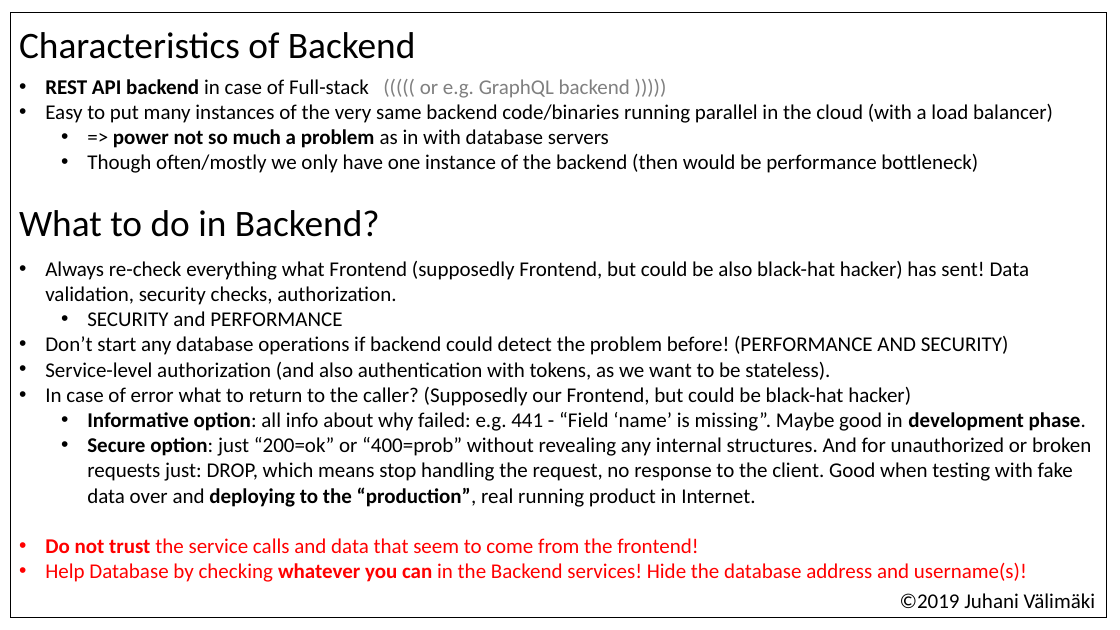
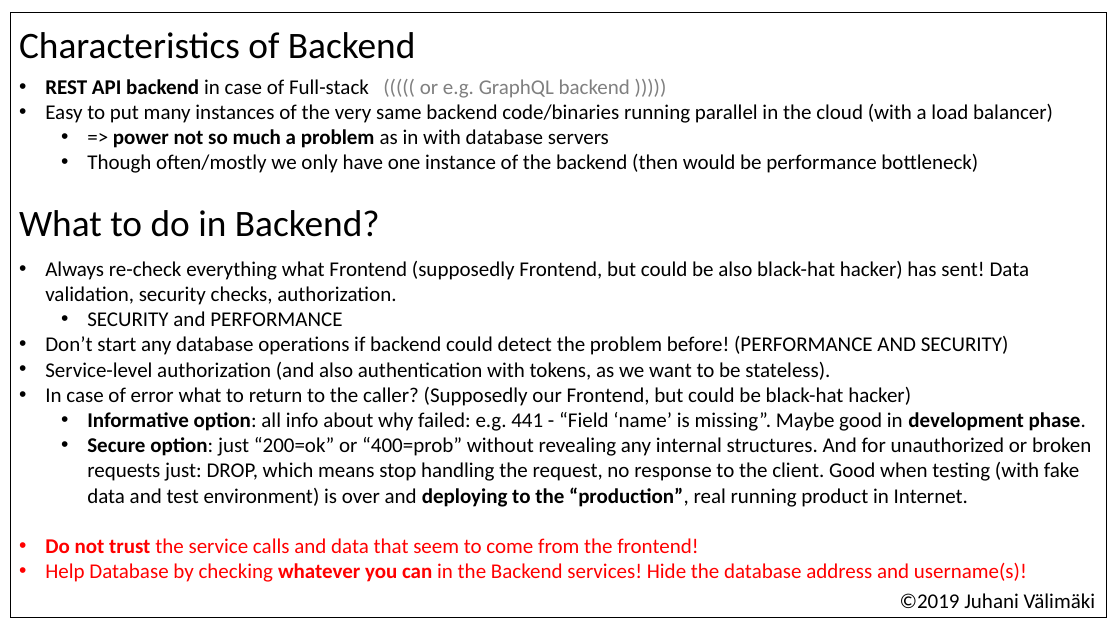
Before and after one commit to valju/docs_backend_design, a slide deck: slide 4 of WhatToDoInFrontBackAndDB_usability_performance_security/What to check where in full-stack.pptx. Drawn at 1120x630 pixels with LibreOffice and Linux fonts; fonts in the diff are those of the drawing. Boxes give left, top, right and bottom in pixels: in the first picture for what was removed or moved away, otherwise in the second. Text is boxed around its words. In the diff, an @@ line names an element or a change of style, - is before the commit and + after.

```diff
--- a/WhatToDoInFrontBackAndDB_usability_performance_security/What to check where in full-stack.pptx
+++ b/WhatToDoInFrontBackAndDB_usability_performance_security/What to check where in full-stack.pptx
@@ text in rectangle at (87,437,1091,507): text changed @@
-  • Secure option: just “200=ok” or “400=prob” without revealing any internal structures. And for unauthorized or broken requests just: DROP, which means stop handling the request, no response to the client. Good when testing with fake data over and deploying to the “production”, real running product in Internet.
+  • Secure option: just “200=ok” or “400=prob” without revealing any internal structures. And for unauthorized or broken requests just: DROP, which means stop handling the request, no response to the client. Good when testing (with fake data and test environment) is over and deploying to the “production”, real running product in Internet.
```
Also in this commit, not shown: 1 other slide changed, 1 other file.
